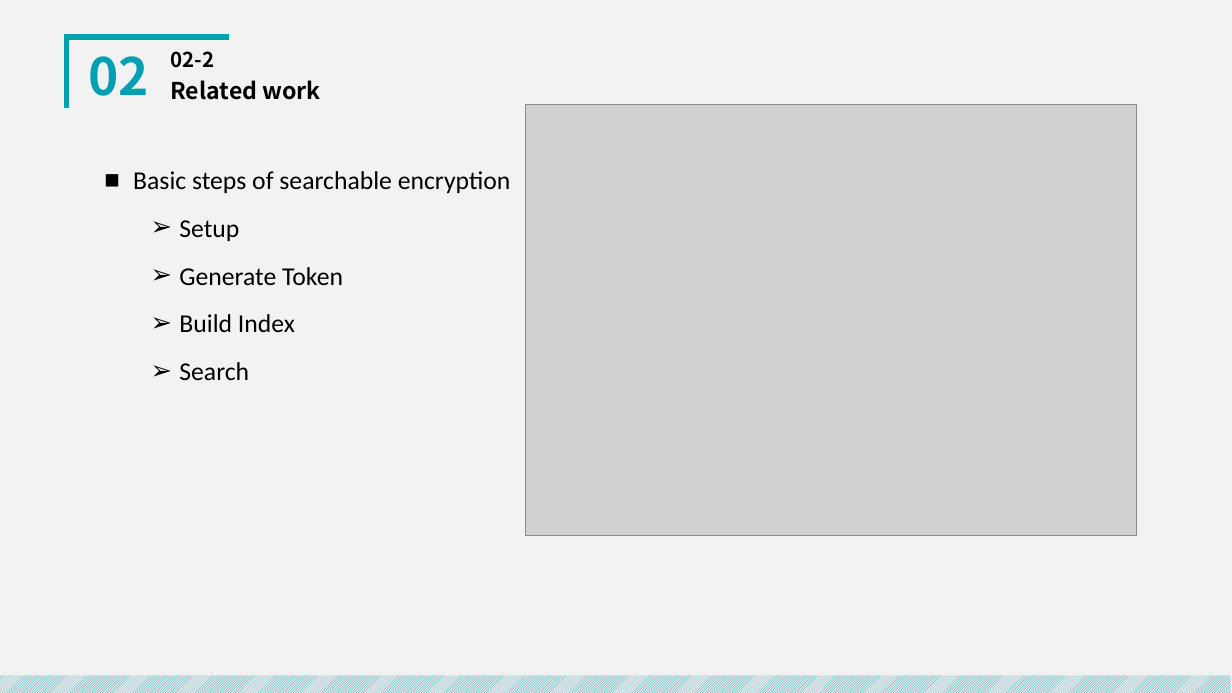
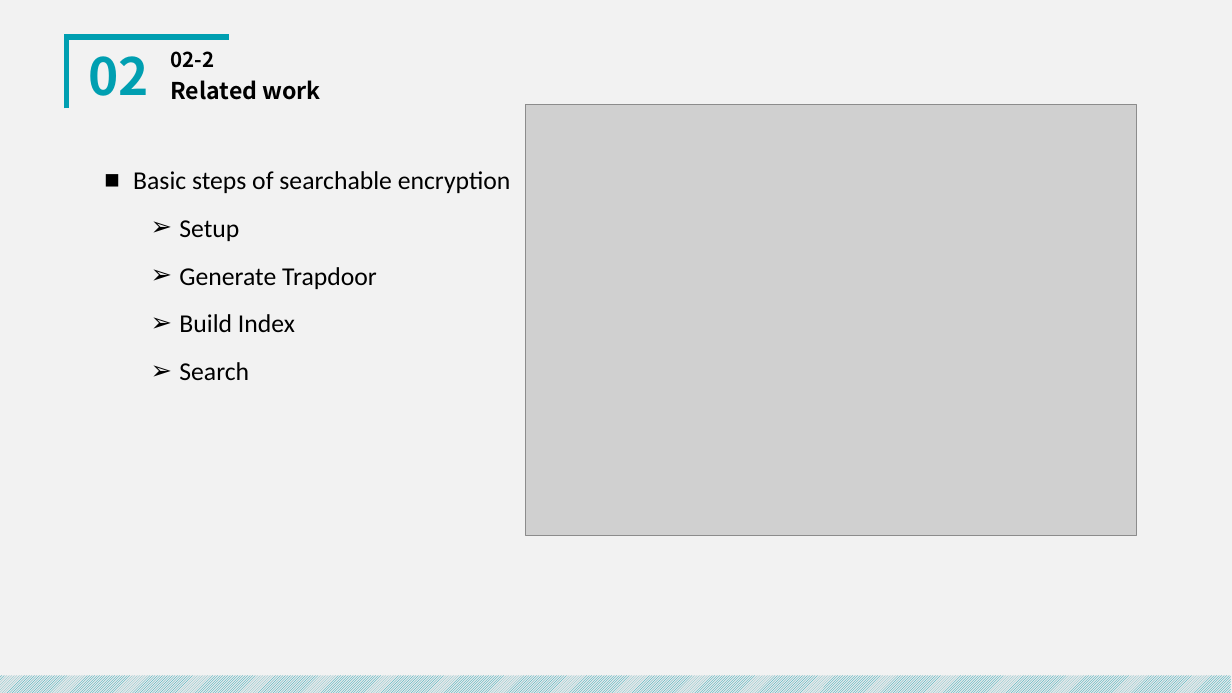
Before and after one commit to royalvald/MediumTest, a slide deck: slide 9 of 开题/中期答辩.pptx. Drawn at 1232x693 pixels with LibreOffice and Linux fonts; fonts in the diff are those of the drawing; grey boxes stand for pictures. Boxes give left, top, right and bottom in pixels: in the first picture for what was removed or moved away, otherwise in the second. Text is boxed around its words. In the diff, an @@ line names an element or a change of style, - is before the commit and + after.

```diff
--- a/开题/中期答辩.pptx
+++ b/开题/中期答辩.pptx
@@ text at [179, 267, 377, 289]: text changed @@
-  ➢ Generate Token
+  ➢ Generate Trapdoor
```
Also in this commit, not shown: 12 other slides changed, 13 slides added, 17 slides removed, 2 other files.
